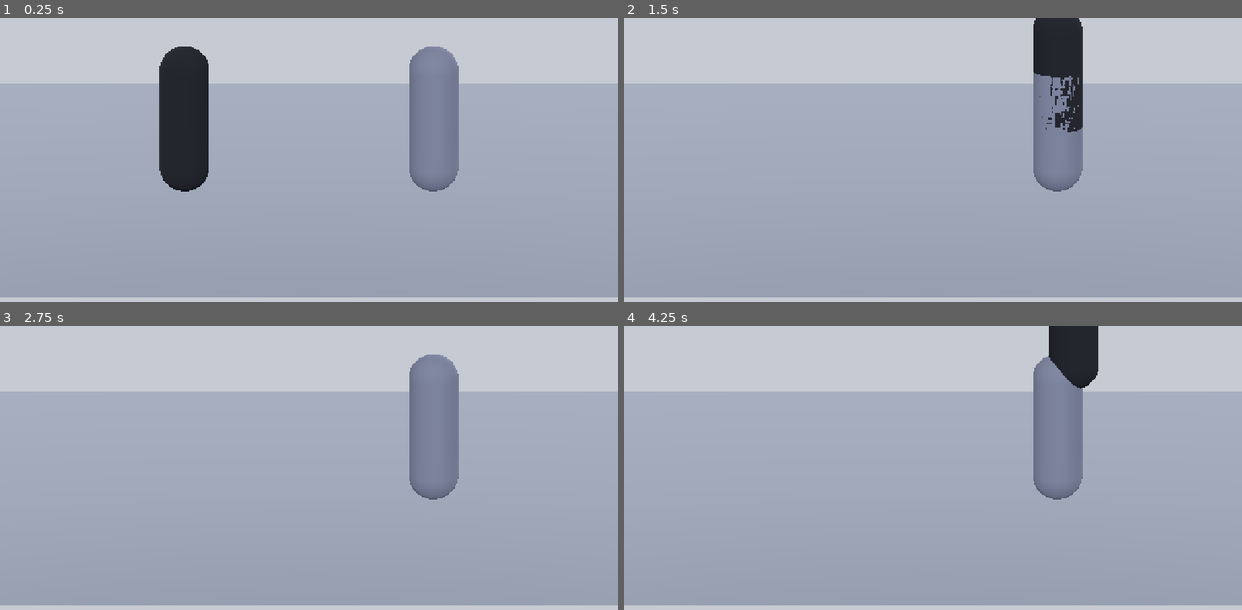
Above: before the commit, frames 1-4 (two rows, left to right).
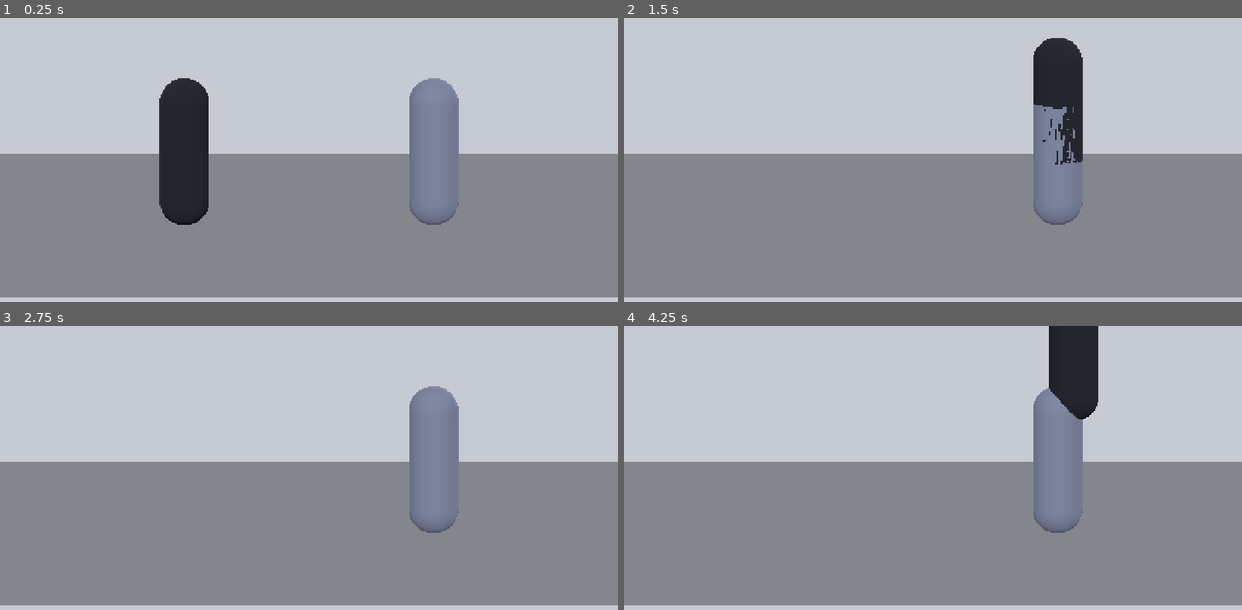
Above: after the commit, the same moments.

Repository: RJL-Marquez/RIVEN
Game: Godot game, scene res://scenes/Arena3D.tscn
Same seed, same stepped clock (60 frames per second), same inputs: the game is played once before the commit and once after it.
Inputs:
- Up to frame 1 (0.25 s): no input
- Up to frame 2 (1.5 s): tap Enter at 0.5 s; hold D (move_right) 0.53-1.28 s; tap J (attack) at 0.6 s; tap W (jump) at 0.77 s; hold Down from 1.28 s (still down); tap L (block) at 1.35 s
- Up to frame 3 (2.75 s): tap W (jump) at 1.52 s; tap Space at 2 s; release Down at 2.03 s; hold D (move_right) from 2.03 s (still down); hold S (crouch) from 2.03 s (still down)
- Up to frame 4 (4.25 s): release D (move_right) at 2.78 s; release S (crouch) at 2.78 s; hold Up 2.78-3.53 s; tap K (kick) at 2.85 s; tap W (jump) at 3.02, 3.77 s; tap Enter at 3.5 s; hold A (move_left) from 3.53 s (still down); tap I (magic) at 3.6 s

The runs differ from the first frame. In frame 1, 71% of the frame differs, in the area x 0-100%, y 10-99%; in frame 2, 74%, in the area x 0-100%, y 0-99%; in frame 3, 73%; in frame 4, 73%.

Commit message:
Phase 1: solid gray ground + flatter 2.5D camera
Make the ground an unshaded solid gray (uniform, not light-shaded) and reduce
the camera tilt (~10 deg) so the floor reads as the literal ground rather than
a large receding plane.

Co-Authored-By: Claude Opus 4.8 <noreply@anthropic.com>

Diff:
--- a/scenes/Arena3D.tscn
+++ b/scenes/Arena3D.tscn
@@ -15,7 +15,8 @@
 size = Vector2(40, 10)
 
 [sub_resource type="StandardMaterial3D" id="GMat"]
-albedo_color = Color(0.553, 0.576, 0.627, 1)
+shading_mode = 2
+albedo_color = Color(0.5, 0.5, 0.52, 1)
 
 [sub_resource type="CapsuleMesh" id="OppMesh"]
 radius = 0.3
@@ -27,7 +28,7 @@
 [node name="Arena3D" type="Node3D"]
 
 [node name="Camera3D" type="Camera3D" parent="."]
-transform = Transform3D(1, 0, 0, 0, 0.966, 0.259, 0, -0.259, 0.966, 0, 2.4, 9)
+transform = Transform3D(1, 0, 0, 0, 0.985, 0.174, 0, -0.174, 0.985, 0, 2.0, 9)
 projection = 1
 size = 4.2
 
